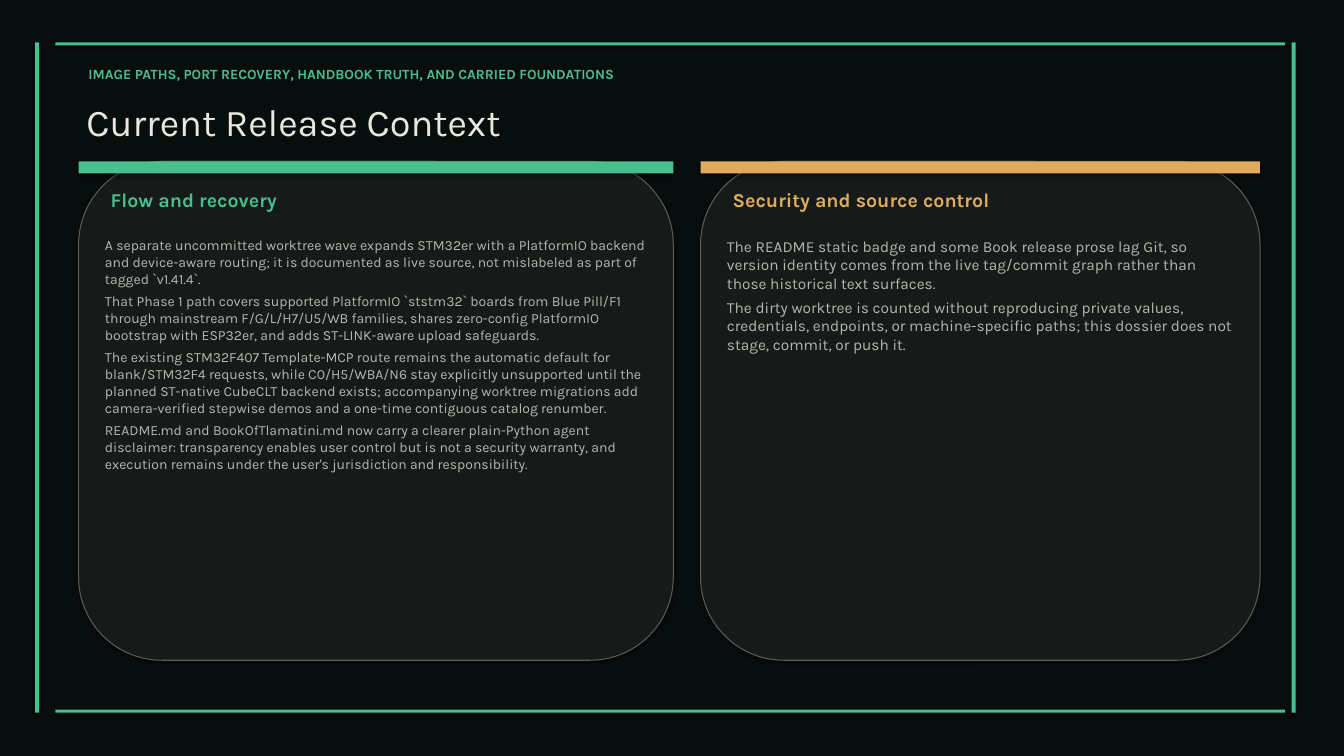
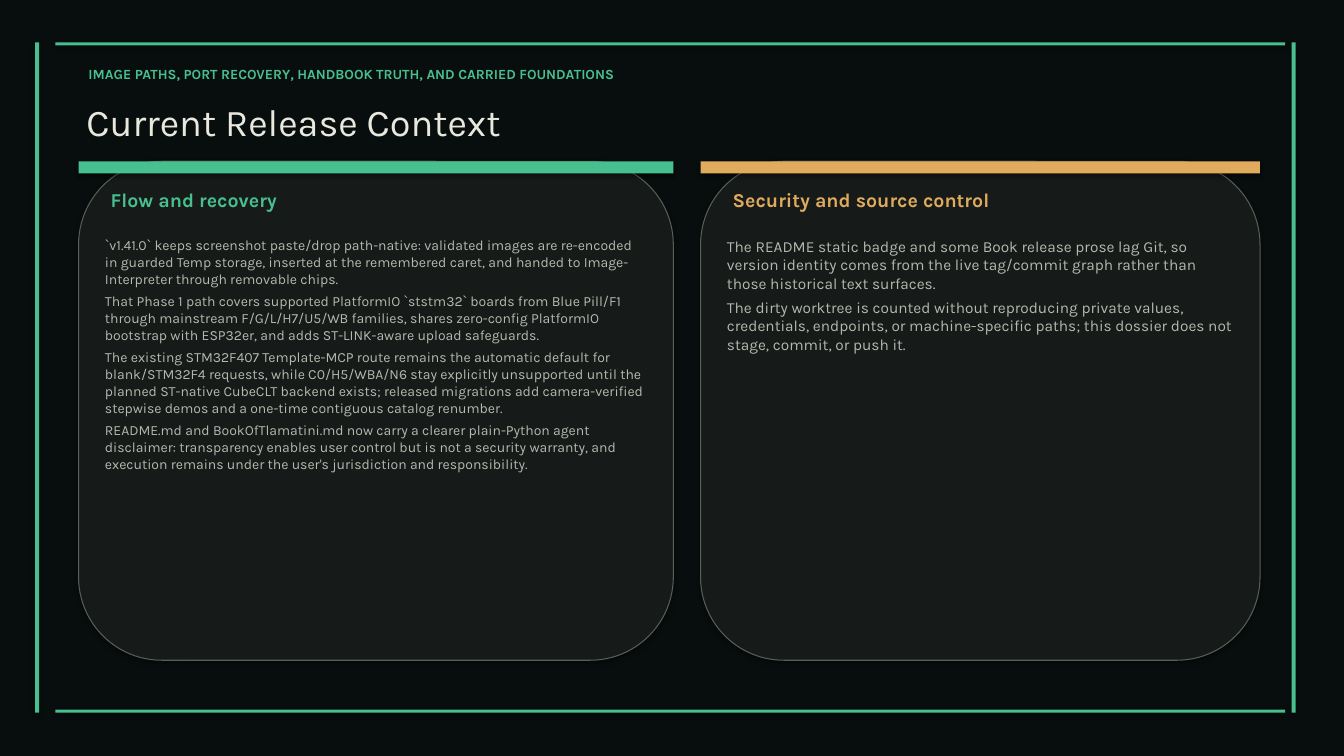
Before and after one commit to XAIHT/Tlamatini, a slide deck: slide 24 of Tlamatini_eXtended_Artificial_Intelligence_Humanly_Tempered.pptx (slide 21 before the commit). Drawn at 1344x756 pixels with LibreOffice and Linux fonts; fonts in the diff are those of the drawing. Boxes give left, top, right and bottom in pixels: in the first picture for what was removed or moved away, otherwise in the second. Text is boxed around its words. In the diff, an @@ line names an element or a change of style, - is before the commit and + after.

```diff
--- a/Tlamatini_eXtended_Artificial_Intelligence_Humanly_Tempered.pptx
+++ b/Tlamatini_eXtended_Artificial_Intelligence_Humanly_Tempered.pptx
@@ text at (x1=105, y1=239, x2=632, y2=288): text changed @@
-A separate uncommitted worktree wave expands STM32er with a PlatformIO backend and device-aware routing; it is documented as live source, not mislabeled as part of tagged `v1.41.4`.
+`v1.41.0` keeps screenshot paste/drop path-native: validated images are re-encoded in guarded Temp storage, inserted at the remembered caret, and handed to Image-Interpreter through removable chips.
@@ text at (x1=105, y1=352, x2=643, y2=417): text changed @@
-The existing STM32F407 Template-MCP route remains the automatic default for blank/STM32F4 requests, while C0/H5/WBA/N6 stay explicitly unsupported until the planned ST-native CubeCLT backend exists; accompanying worktree migrations add camera-verified stepwise demos and a one-time contiguous catalog renumber.
+The existing STM32F407 Template-MCP route remains the automatic default for blank/STM32F4 requests, while C0/H5/WBA/N6 stay explicitly unsupported until the planned ST-native CubeCLT backend exists; released migrations add camera-verified stepwise demos and a one-time contiguous catalog renumber.
```
Also in this commit, not shown: 27 other slides changed, 5 slides added, 1 slide removed, 7 other files.
